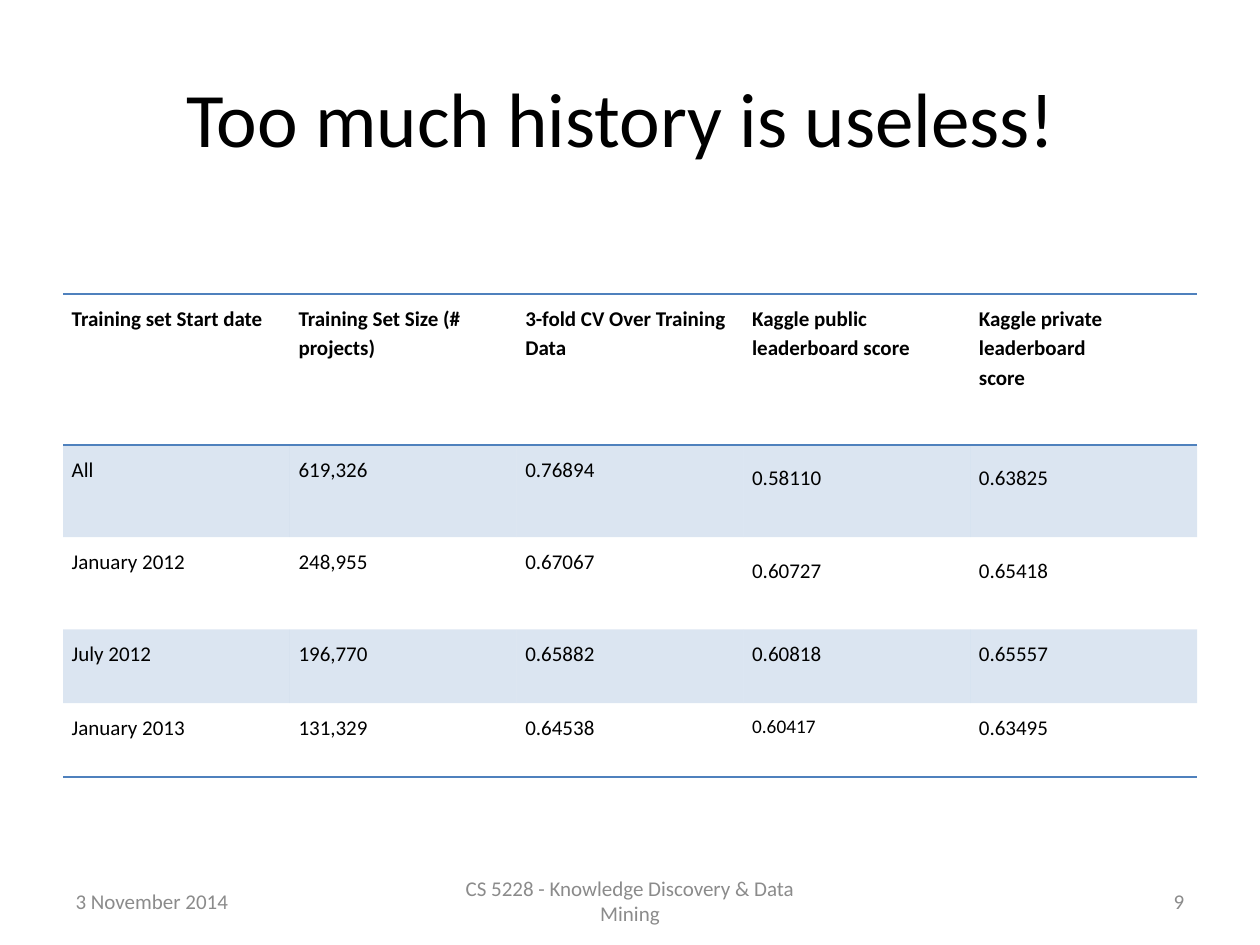
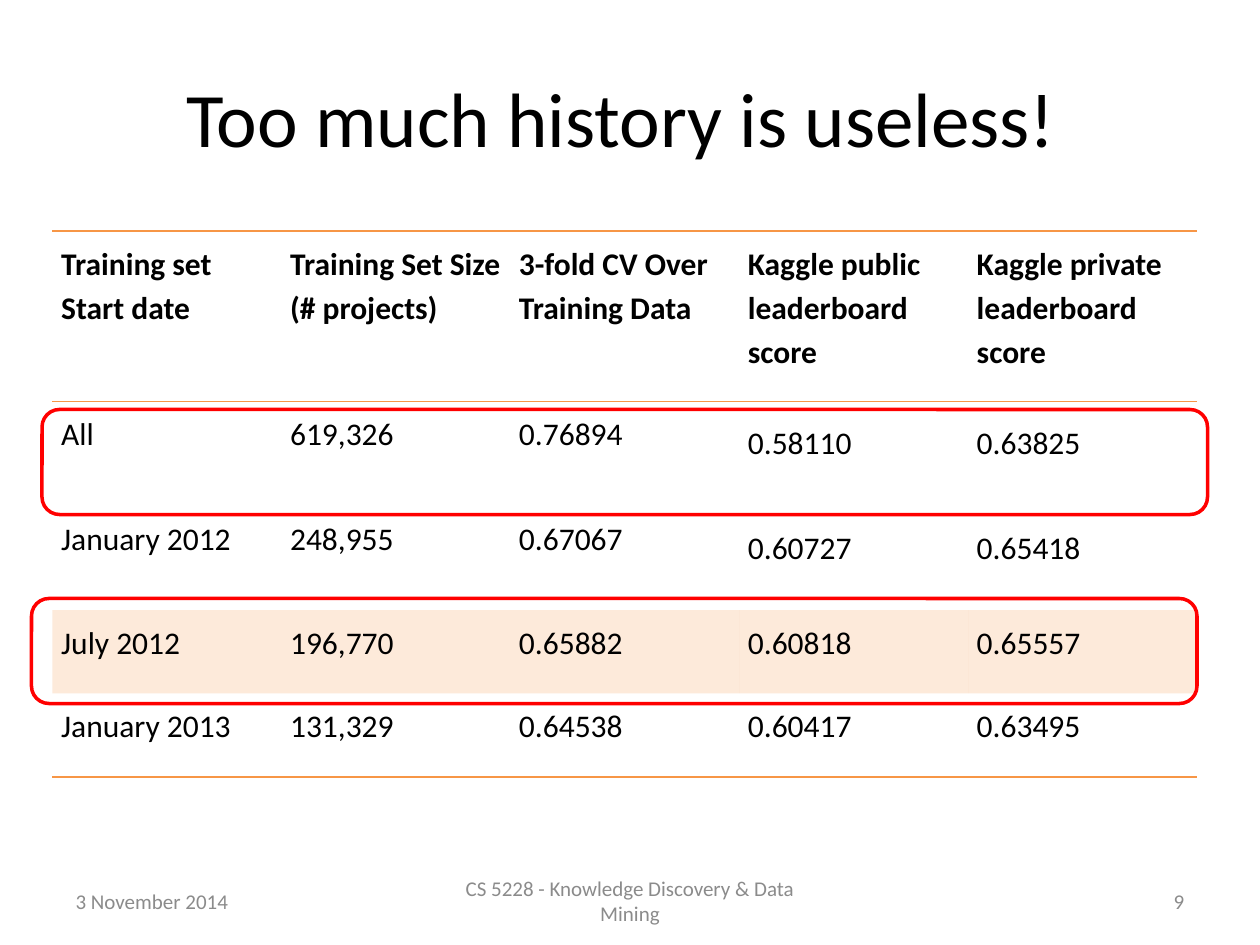
Before and after one commit to raymondhs/Panda-Delights, a slide deck: slide 9 of doc/2014_Nov_04.pptx. Drawn at 1260x945 pixels with LibreOffice and Linux fonts; fonts in the diff are those of the drawing. Boxes give left, top, right and bottom in pixels: in the first picture for what was removed or moved away, otherwise in the second. Text is boxed around its words. In the diff, an @@ line names an element or a change of style, - is before the commit and + after.

```diff
--- a/doc/2014_Nov_04.pptx
+++ b/doc/2014_Nov_04.pptx
@@ table at [53,231,1200,776] @@
@@ fill #4F81BD at 20% opacity to #FFFFFF at 20% opacity in row 2 @@
@@ fill #4F81BD at 20% opacity to #F79646 at 20% opacity in row 4 @@
@@ size 12 to 18 pt @@
@@ size 11 to 18 pt in "0.60417" @@
@@ borders changed @@
@@ table: place and size @@
-table at [63,294,1197,776]
+table at [53,231,1200,776]
@@ rounded rectangle added at [42,410,1207,514], outline #FF0000 2 pt @@
@@ rounded rectangle added at [32,598,1197,703], outline #FF0000 2 pt @@
```
Also in this commit, not shown: 14 other slides changed, 3 slides added, 1 other file.
